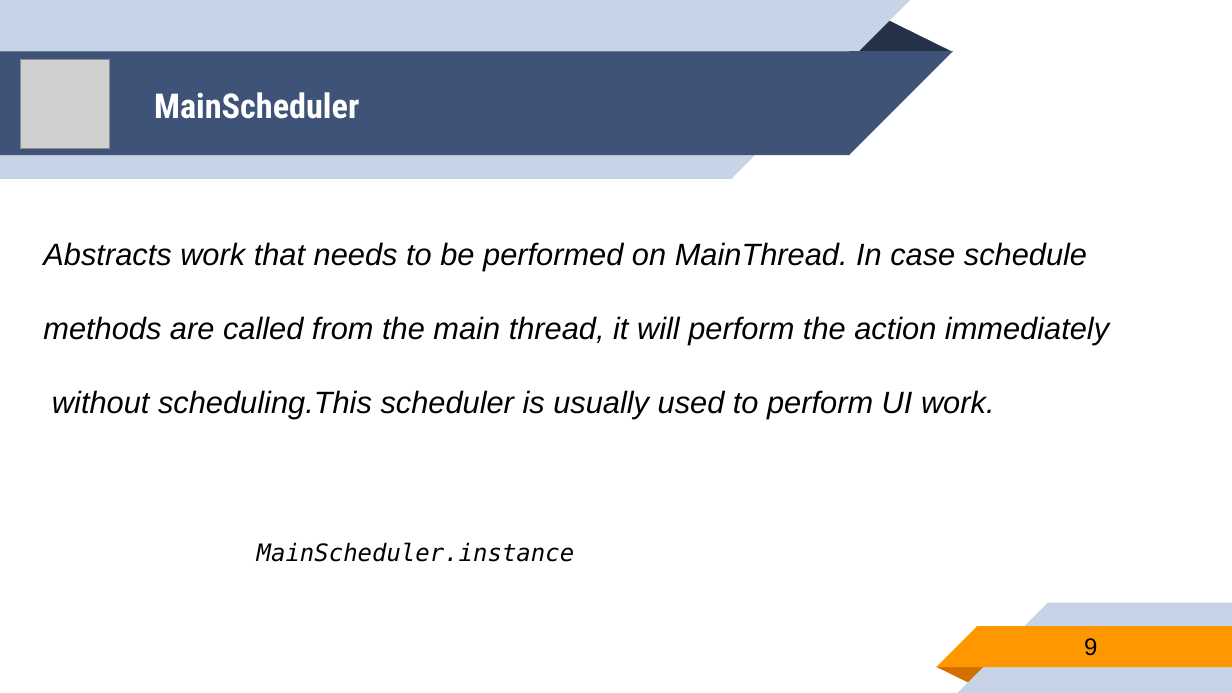
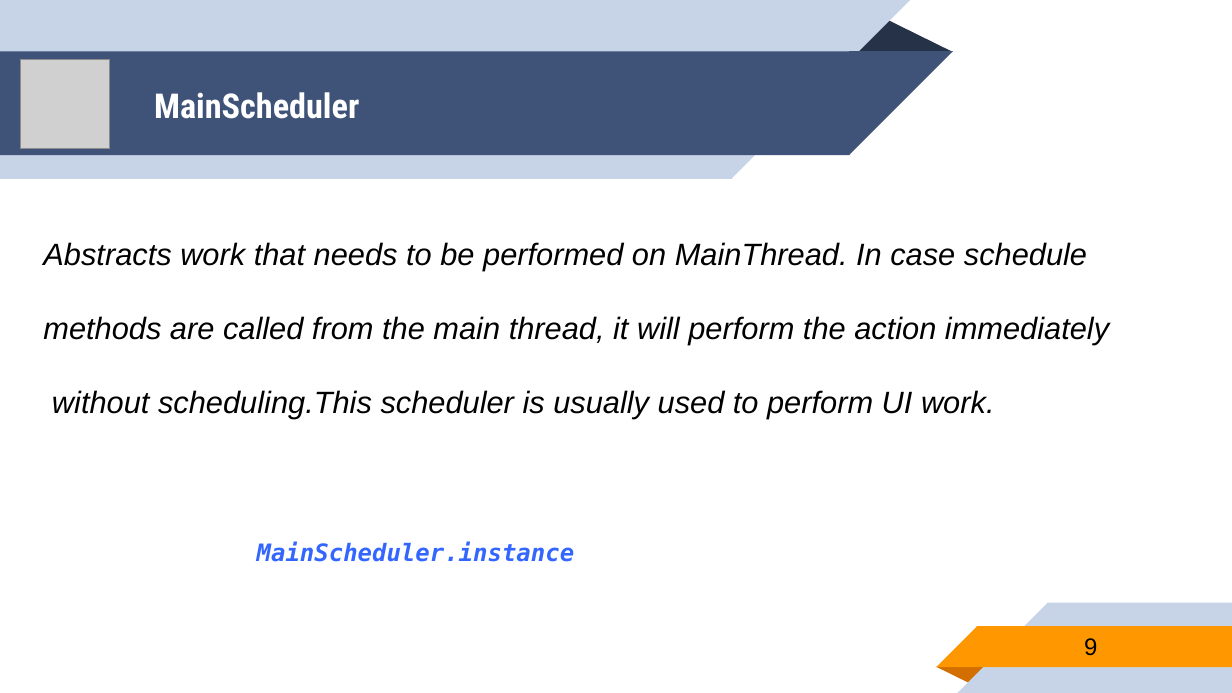
Before and after one commit to younghwankim/RxSwiftClass, a slide deck: slide 9 of AdvancedRxSwift/day5/AdvancedRxSwift5.pptx. Drawn at 1232x693 pixels with LibreOffice and Linux fonts; fonts in the diff are those of the drawing; grey boxes stand for pictures. Boxes give left, top, right and bottom in pixels: in the first picture for what was removed or moved away, otherwise in the second. Text is boxed around its words. In the diff, an @@ line names an element or a change of style, - is before the commit and + after.

Commit message:
Scheduler Types

```diff
--- a/AdvancedRxSwift/day5/AdvancedRxSwift5.pptx
+++ b/AdvancedRxSwift/day5/AdvancedRxSwift5.pptx
@@ text "MainScheduler.instance" at <box>257,541,575,562</box>: text colour #000000 to #3366FF, bold on @@
```
Also in this commit, not shown: 2 other slides changed, 1 other file.
